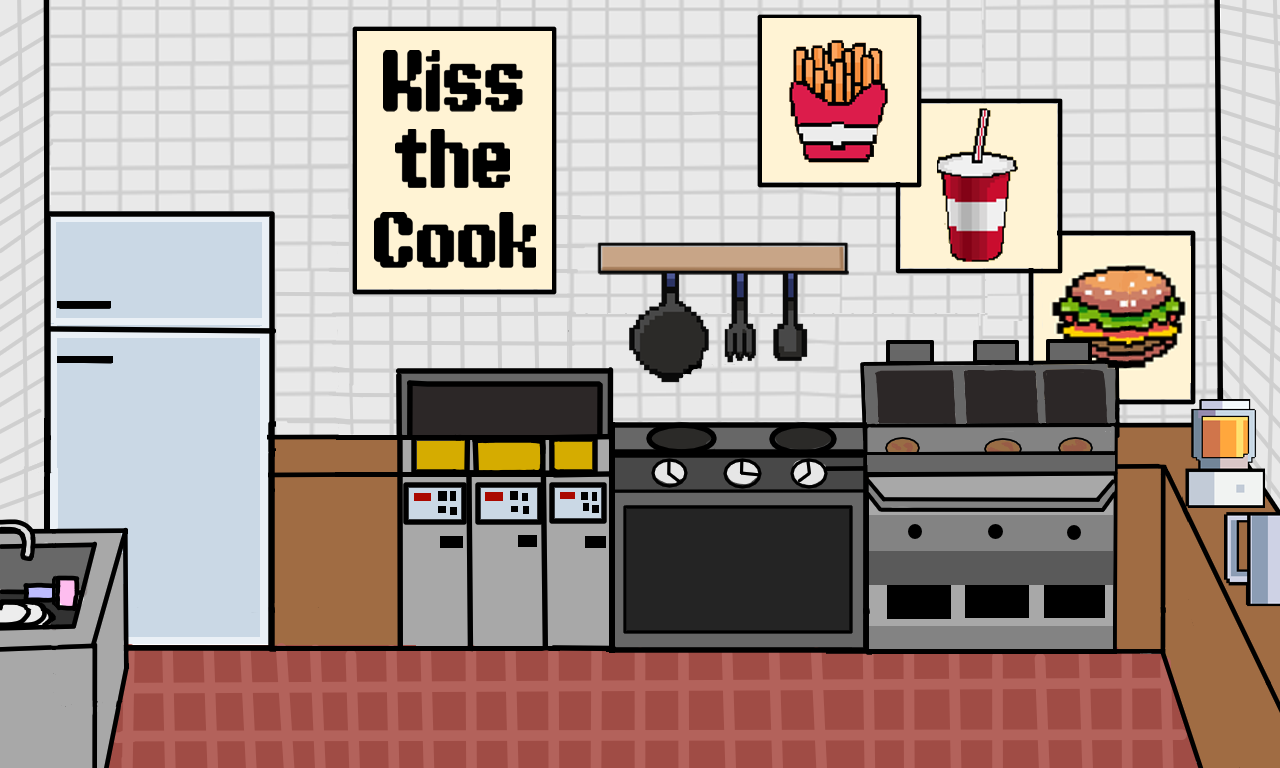
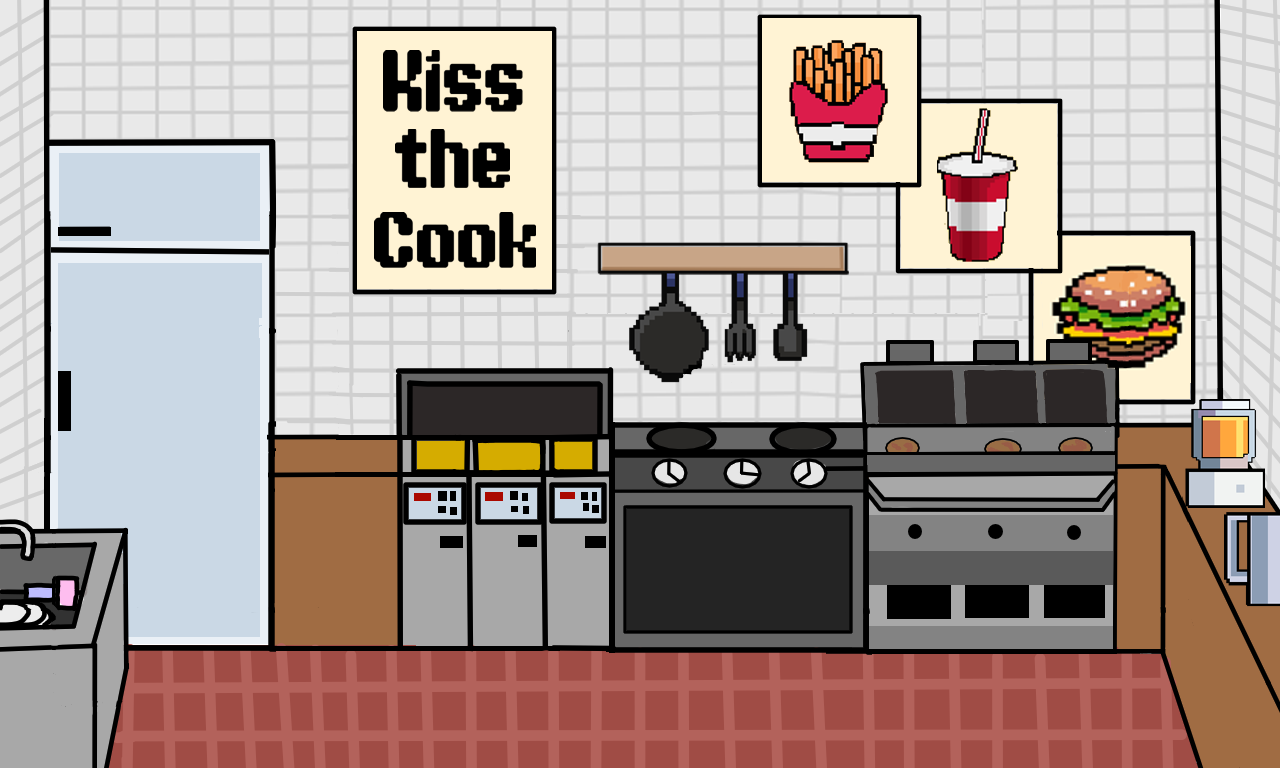
Comparing the layer stacks of the two 1280x768 images. Changes:
painted on "Paint Layer 2" over box(185, 261, 269, 338)
painted on "kitchen details" over box(49, 139, 277, 468)
painted on "Paint Layer 1" over box(49, 139, 277, 468)
painted on "details Merged" (1st of 2) over box(49, 139, 277, 468)
painted on "details Merged" (2nd of 2) over box(49, 139, 277, 468)
